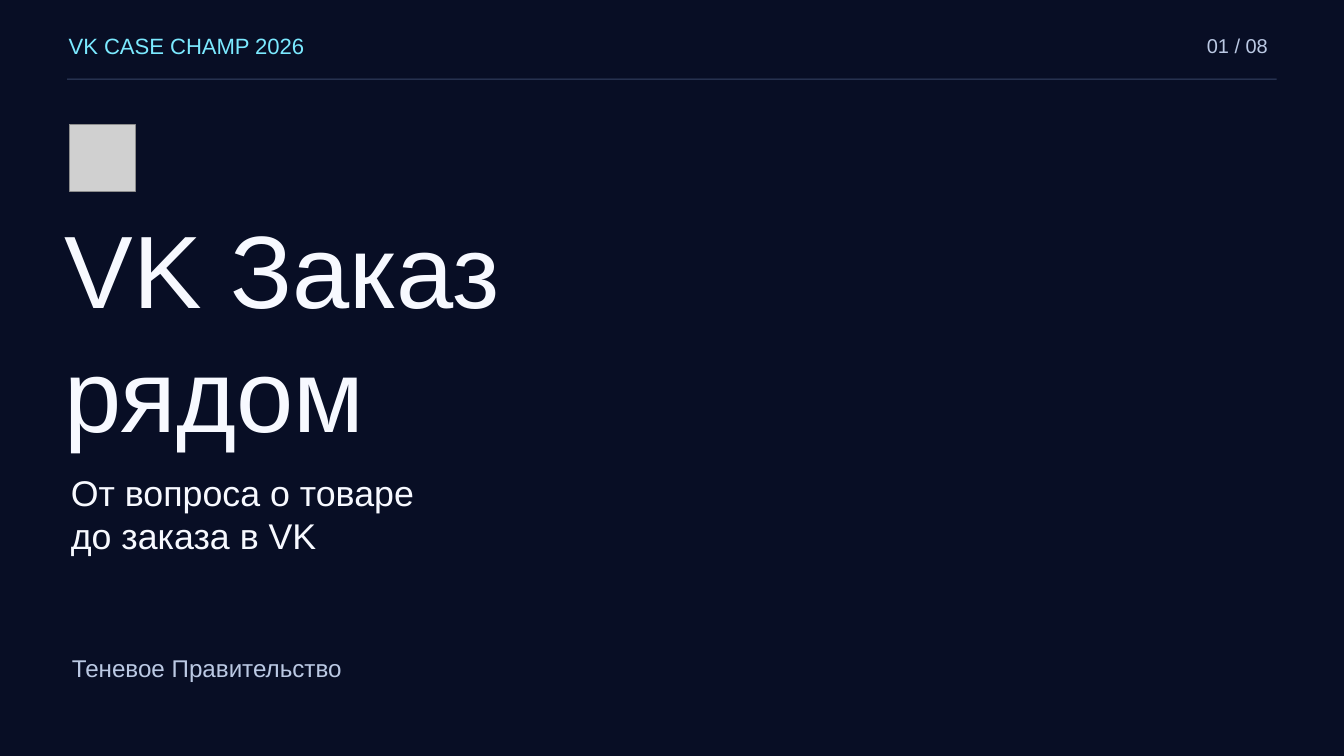
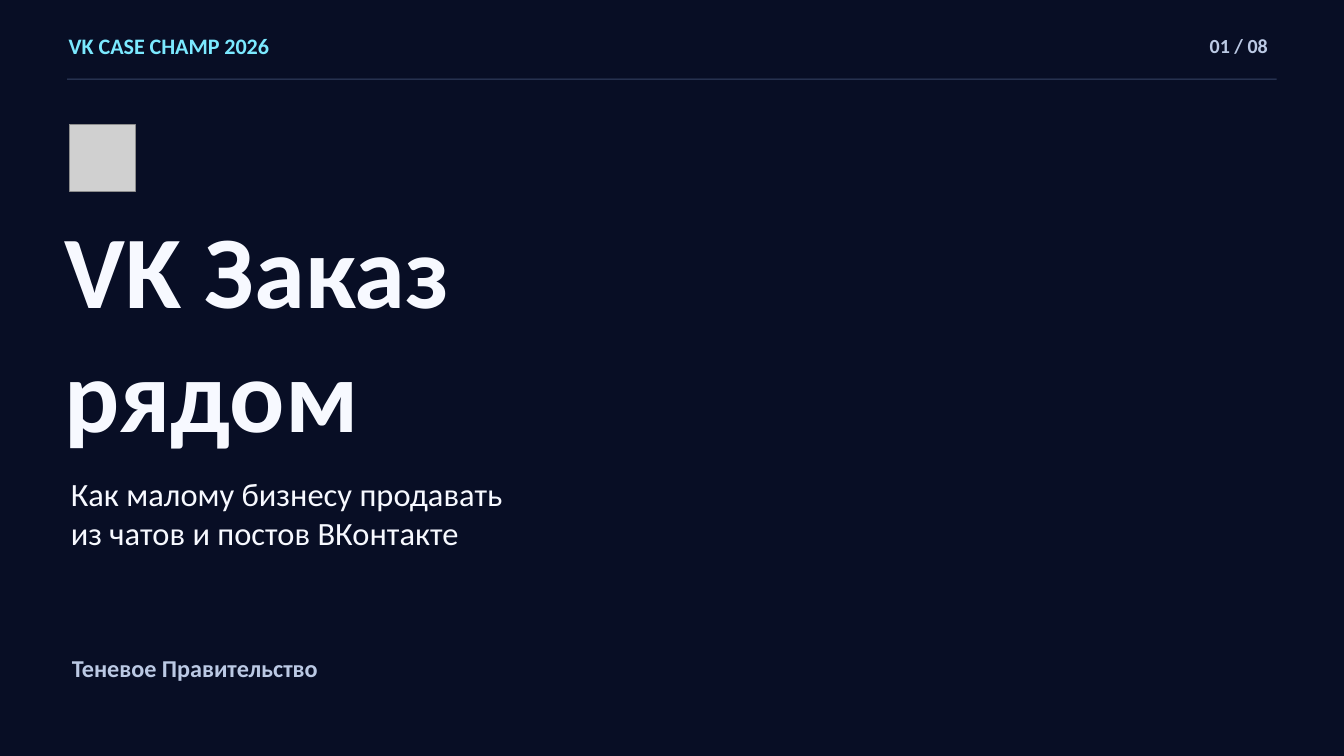
Before and after one commit to Shadovv-Government/vs_case_champ, a slide deck: slide 1 of presentation/Теневое Правительство_strategy_msk.pptx. Drawn at 1344x756 pixels with LibreOffice and Linux fonts; fonts in the diff are those of the drawing; grey boxes stand for pictures; background and template pictures are left out. Boxes give left, top, right and bottom in pixels: in the first picture for what was removed or moved away, otherwise in the second. Text is boxed around its words. In the diff, an @@ line names an element or a change of style, - is before the commit and + after.

Commit message:
Завершить презентацию, аналитический отчёт и расчёты «VK Заказ рядом» для VK Case Champ 2026
Вычитать и сверстать восемь слайдов, обновить редактируемый PowerPoint с пятью диаграммами и заметки к защите. Собрать PDF с поиском по тексту и закладками.

Добавить аналитический отчёт с формулами, источниками, экономикой и планом пилота. Оформить использование ИИ кратким примечанием к методике, синхронизировать отдельное приложение и обновить инструкцию по подаче.

Пересчитать товарные сегменты по исходному XLSX, разделить источники открытий карточек и зафиксировать расхождение сводного и категорийного числа заказов. Уточнить роль Маркета в поиске и рекомендациях и путь заказа через Магазин сообщества.

Описать два теста для заказа из чата и товарных публикаций, резервный сценарий подключения чекаута, размер выборки и критерии продолжения. Пересчитать окупаемость сервиса сверки оплат и возвратов и чувствительность к доле подключившихся.

Обновить ноутбуки анализа данных и бенчмарков, таблицу платежей и конспект Q&A. Синхронизировать генераторы расчётов и сборку презентации, диаграмм и отчёта.

```diff
--- a/presentation/Теневое Правительство_strategy_msk.pptx
+++ b/presentation/Теневое Правительство_strategy_msk.pptx
@@ text at (71,484,503,546): text changed; size 25.5 to 23.2 pt; font Arial to Calibri @@
-От вопроса о товаре
-до заказа в VK
+Как малому бизнесу продавать
+из чатов и постов ВКонтакте
@@ font Arial to Calibri, bold on in 4 elements at (69,39,269,54), (1210,39,1268,53), (65,240,449,449), (72,661,318,681) @@
```
Also in this commit, not shown: 6 other slides changed, 1 slide added, 1 slide removed, 28 other files.
